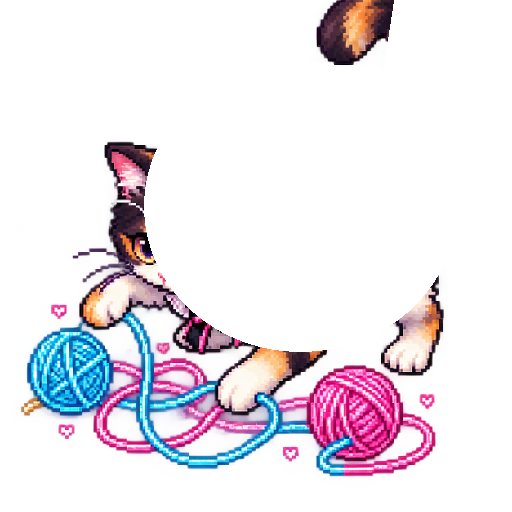
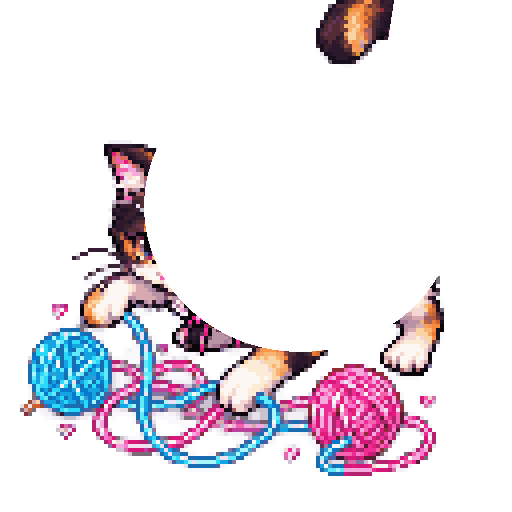
Layered file, before and after one edit (512x512). Changes by layer:
painted on "head" over [144, 61, 447, 352]
painted on "tail" over [383, 0, 394, 60]
